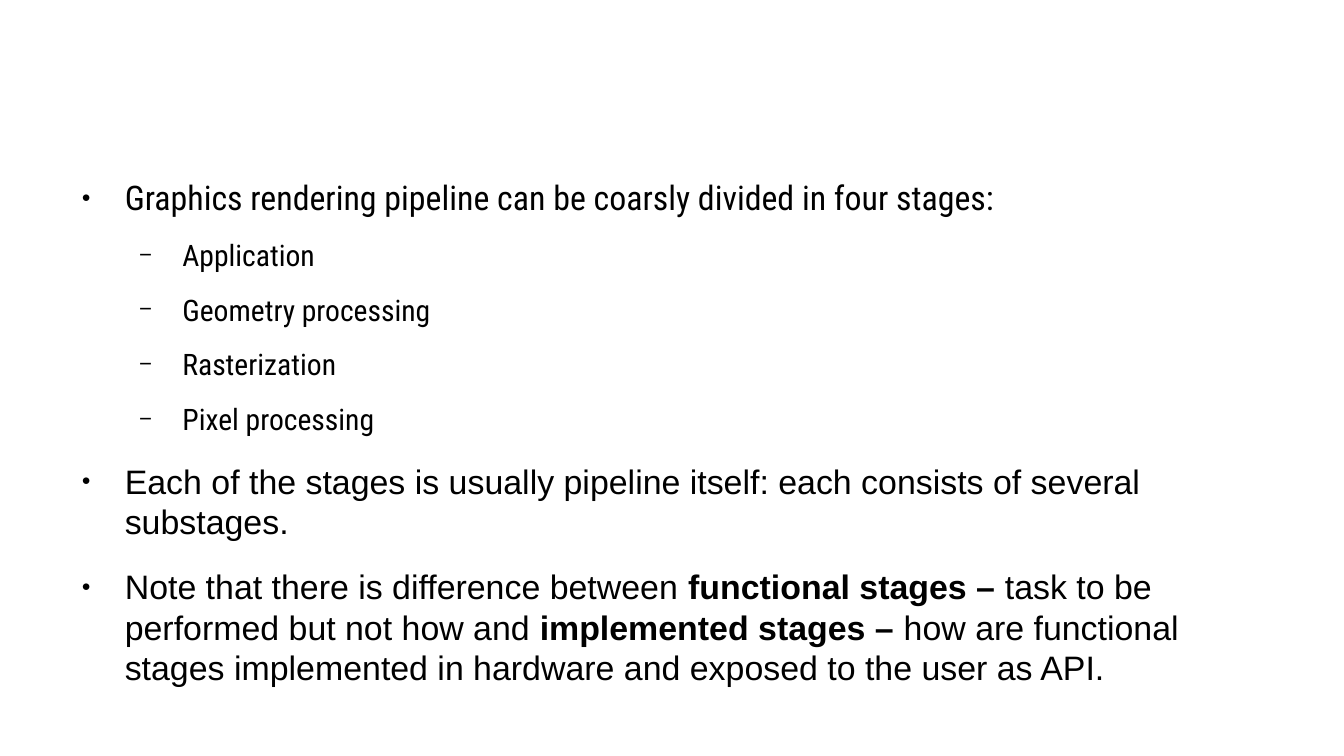
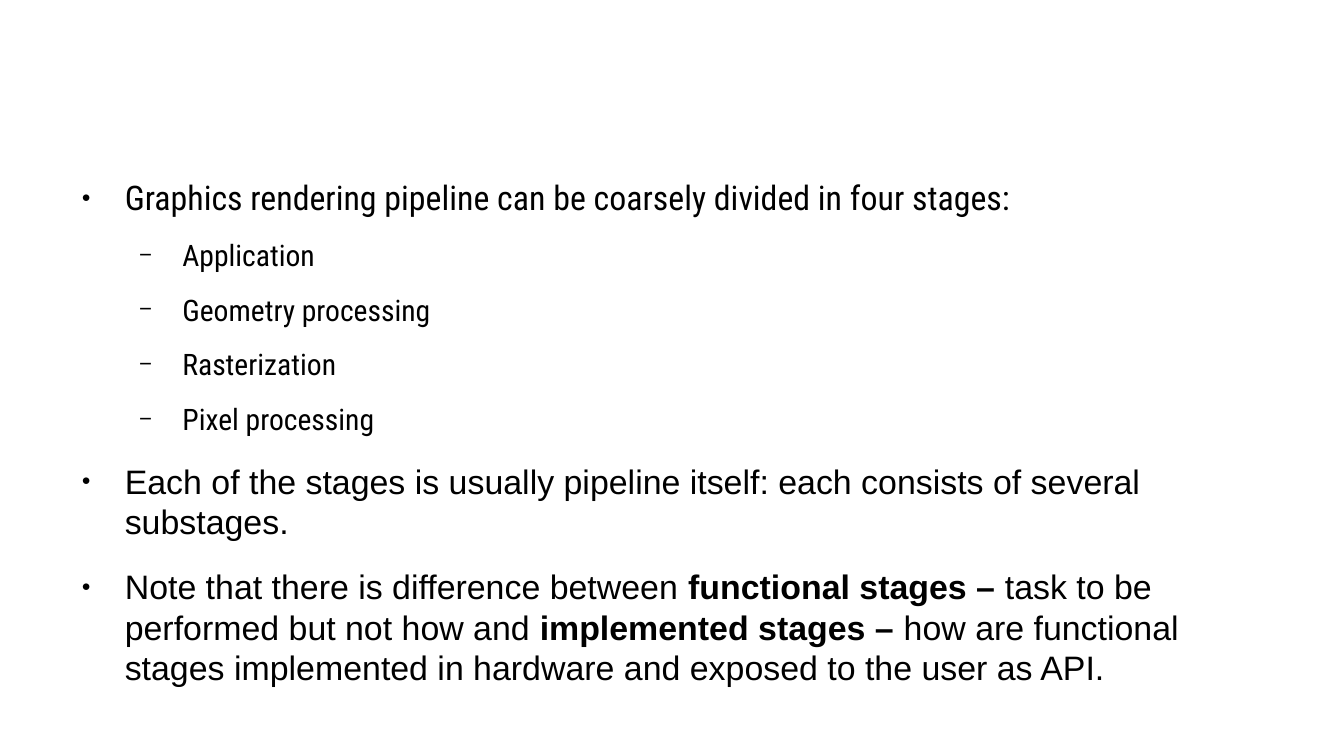
Before and after one commit to lorentzo/IntroductionToComputerGraphics, a slide deck: slide 10 of lectures/4_foundations_rendering/4_3_rasterization.odp (slide 9 before the commit). Drawn at 1344x756 pixels with LibreOffice and Linux fonts; fonts in the diff are those of the drawing. Boxes give left, top, right and bottom in pixels: in the first picture for what was removed or moved away, otherwise in the second. Text is boxed around its words. In the diff, an @@ line names an element or a change of style, - is before the commit and + after.

Commit message:
rasterization, graphics pipeline

```diff
--- a/lectures/4_foundations_rendering/4_3_rasterization.odp
+++ b/lectures/4_foundations_rendering/4_3_rasterization.odp
@@ text at <box>125,184,1010,218</box>: text changed @@
-● Graphics rendering pipeline can be coarsly divided in four stages:
+● Graphics rendering pipeline can be coarsely divided in four stages:
```
Also in this commit, not shown: 4 other slides changed, 17 slides added, 1 other file.
